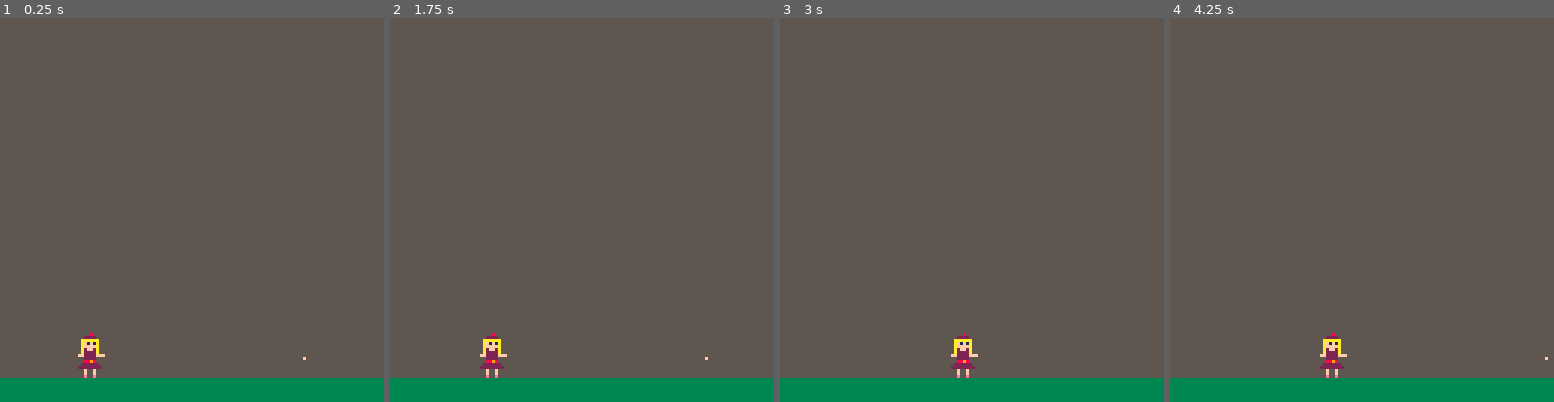
Above: before the commit, frames 1-4 (left to right).
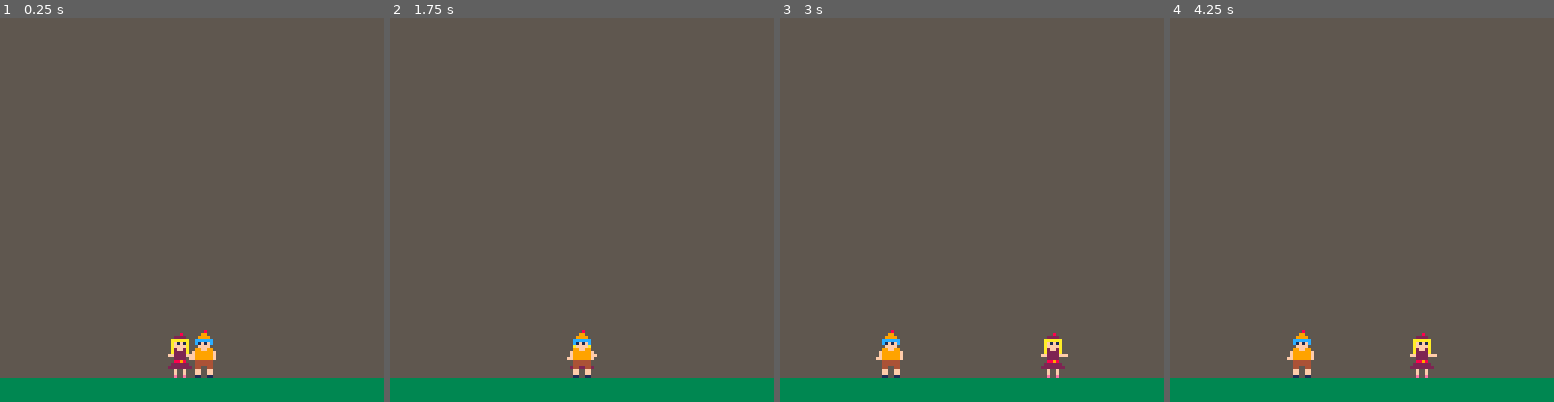
Above: after the commit, the same moments.

Repository: adatechschool/projet_collectif_pico_8-projet_petit_elon
Game: PICO-8 cartridge petitmusc.p8
The game is run twice, just before and just after one commit, with the same random seed, the same clock (stepped at 60 frames per second) and the same inputs.
Inputs:
- Up to frame 1 (0.25 s): no input
- Up to frame 2 (1.75 s): hold Right from 1.6 s (still down); hold P2 Left from 1.6 s (still down)
- Up to frame 3 (3 s): release Right at 2.1 s; release P2 Left at 2.1 s; hold Up 2.15-2.42 s; hold P2 Down 2.15-2.42 s; hold Right from 2.47 s (still down); hold P2 Left from 2.47 s (still down)
- Up to frame 4 (4.25 s): release Right at 3.03 s; release P2 Left at 3.03 s; hold Left 3.08-3.58 s; hold P2 Right 3.08-3.58 s; hold Down 3.63-3.97 s; hold P2 Up 3.63-3.97 s; hold Right from 4.02 s (still down); hold P2 Left from 4.02 s (still down)

The runs differ from the first frame. In frame 1, 1.4% of the frame differs, in the area x 20-80%, y 81-94%; in frame 2, 1.0%; in frame 3, 1.4%; in frame 4, 1.4%, in the area x 30-99%, y 81-94%.

Commit message:
vdef 22-02

Diff:
--- a/petitmusc.p8
+++ b/petitmusc.p8
@@ -2,8 +2,21 @@
 version 29
 __lua__
 function _init()
-x=56
-y=104
+	p1={
+	sp=1,
+	x=56,
+	y=104,
+	w=16,
+	h=16,
+}
+	p2={
+	sp=5,
+	x=56,
+	y=104,
+	w=16,
+	h=16,
+}
+
 end
 
 function _update()
@@ -20,21 +33,25 @@
 --spawn+move
 
 function spawn()
-spr(1,x-30,y,2,2)
-spr(4,x+30,y,2,2)
+spr(p1.sp,p1.x,p1.y,2,2)
+spr(p2.sp,p2.x,p2.y,2,2)
 end
 
 function move()
-	if (btn(➡️)) x+=1
-	if (btn(⬅️)) x-=1
+	if (btn(➡️,0)) p1.x+=1
+	if (btn(⬅️,0)) p1.x-=1
 //	if (btn(⬇️))
-	if (btnp(⬆️)) jump()
-	if (y<104) y+=4
-end
-
-function jump()
- if (y==104) y-=16
-end
+//	if (btnp(⬆️)) jump()
+//	if (y<104) y+=4
+
+	if (btn(➡️,1)) p2.x+=1
+	if (btn(⬅️,1)) p2.x-=1
+
+end
+
+//function jump()
+// if (y==104) y-=16
+//end
 __gfx__
 00000000000000000000000033333333000000000000000000008000555555550000000000000000000000000000000000000000000080000000000000008000
 00000000000080000000000033333333000000000000000000099000555555550000800000000000000080000000000000000000000990000000000000099000
Not shown, changed: petitelon.p8.png
